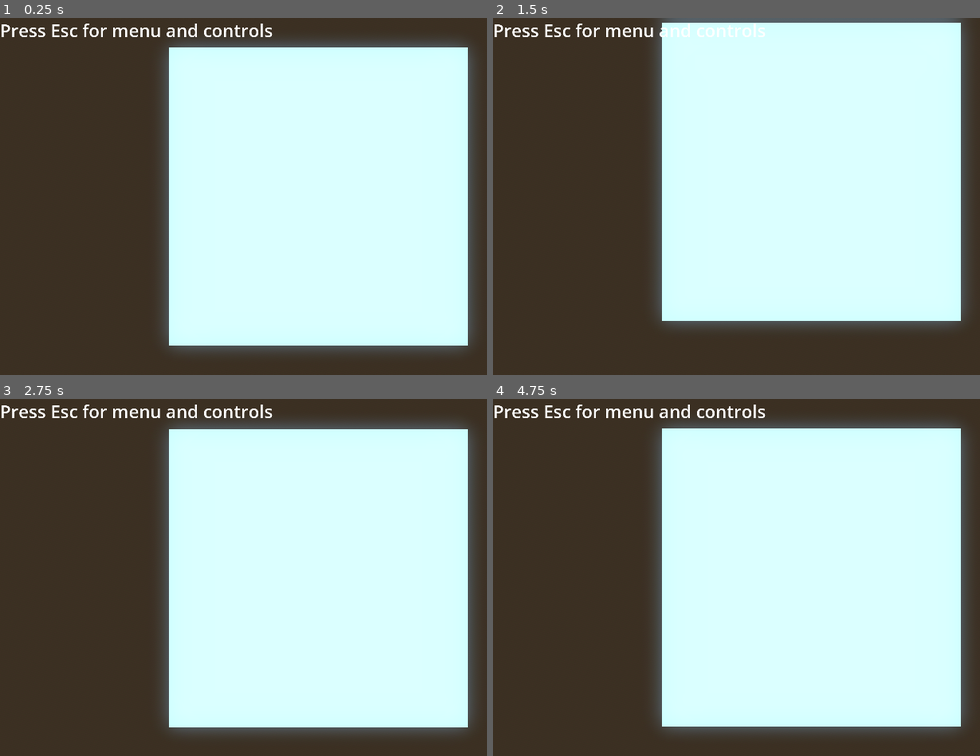
Above: before the commit, frames 1-4 (two rows, left to right).
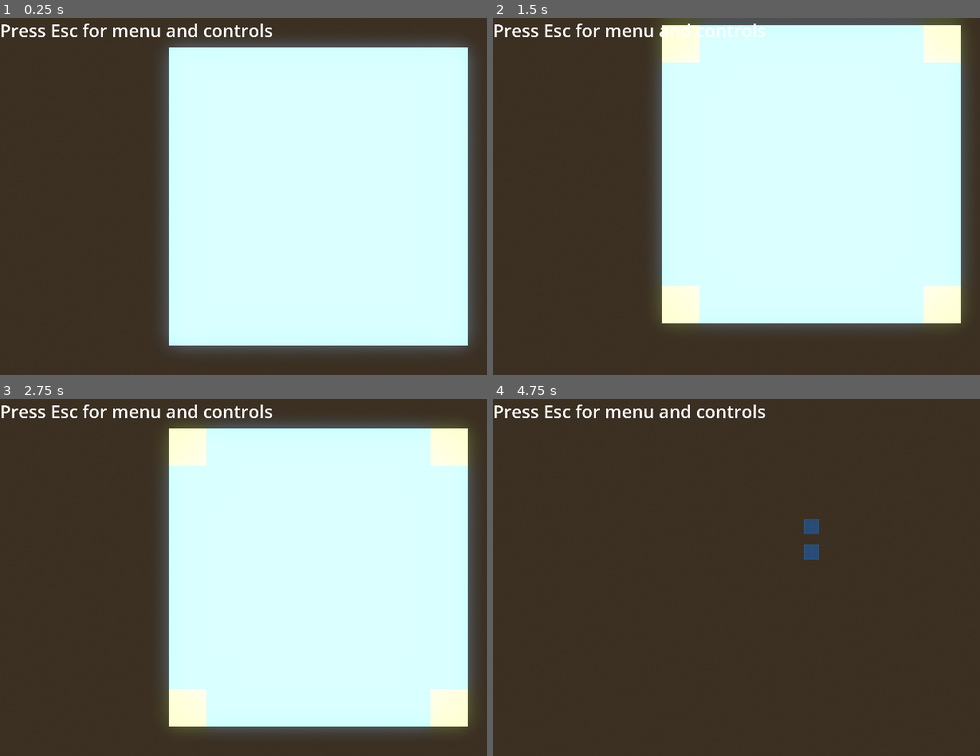
Above: after the commit, the same moments.

Repository: Qwenty228/netcentric
Game: Godot game, scene res://base_level.tscn
Same seed, same stepped clock (60 frames per second), same inputs: the game is played once before the commit and once after it.
Inputs (mouse positions are in pixels of both pictures, inside the frame that each line leads up to):
- Up to frame 1 (0.25 s): no input
- Up to frame 2 (1.5 s): tap Enter (switch_board) at 0.5 s; move the mouse to (950, 178) at 0.52 s; tap 1 (boat1) at 0.6 s; tap 4 (boat4) at 0.8, 1.35 s; move the mouse to (682, 214) at 1.27 s
- Up to frame 3 (2.75 s): tap B (build) at 1.55, 2.1 s; tap Space at 2 s; move the mouse to (379, 498) at 2.02 s; tap R (rotate) at 2.3 s
- Up to frame 4 (4.75 s): tap Enter (switch_board) at 2.75, 3.05, 3.6 s; move the mouse to (780, 648) at 2.77 s; tap R (rotate) at 2.85 s; move the mouse to (outside the picture) at 3.52 s; tap = (zoom, bound only after the commit) at 3.8, 4.35 s; move the mouse to (619, 523) at 4.27 s; tap - (zoom_out, bound only after the commit) at 4.55 s

The runs differ from the first frame. In frame 2, 4.3% of the frame differs, in the area x 33-97%, y 0-86%; in frame 3, 3.9%; in frame 4, 55%, in the area x 33-98%, y 6-94%.

Commit message:
Fixed boat floating when switching board

Diff:
--- a/RayPickerCamera/ray_picker_camera.gd
+++ b/RayPickerCamera/ray_picker_camera.gd
@@ -8,13 +8,16 @@
 var build_mode: bool
 var previous_cell: Vector3i
 var previous_boat: Node3D
+var previous_pos: Vector3
 
 func _ready() -> void:
 	build_mode = false
 
+
 # Called every frame. 'delta' is the elapsed time since the previous frame.
 func _process(delta: float) -> void:
 	if Input.is_action_just_pressed("build"):
+		build_mode = !build_mode
 		toggle_build()
 
 	var mouse_position: Vector2 = get_viewport().get_mouse_position()
@@ -23,10 +26,8 @@
 	if ray_cast_3d.is_colliding():
 		Input.set_default_cursor_shape(Input.CURSOR_POINTING_HAND)
 		var collider = ray_cast_3d.get_collider()
-
 		if collider is GridMap:
 			if build_mode:
-				print(collider)
 				var collision_point = ray_cast_3d.get_collision_point()
 				var cell = grid_map.local_to_map(collision_point)
 				var tile_position = grid_map.map_to_local(cell)
@@ -110,7 +111,7 @@
 					previous_cell = cell
 					previous_boat = boat_manager.build_boat(tile_position)
 
-					#check if will illegal
+					#check if illegal position
 					var boat_rotation = previous_boat.boat_rotation
 					var temp_cell = cell
 					var broken = false
@@ -131,12 +132,13 @@
 						previous_boat = null
 					else:
 						grid_map.set_cell_item(cell, 1)
+
 	else:
 		Input.set_default_cursor_shape(Input.CURSOR_ARROW)
 
 func toggle_build() -> void:
-	build_mode = !build_mode
 	if !build_mode:
+
 		if grid_map.get_cell_item(previous_cell) != 2:
 			if previous_boat!= null:
 				previous_boat.queue_free()
--- a/base_level.gd
+++ b/base_level.gd
@@ -1,7 +1,7 @@
 extends Node3D
 @onready var menu_screen: Control = $MenuScreen
 @onready var player_map: GridMap = $PlayerBoard/GridMap
-@onready var opponent_grid_map: GridMap = $OppBoard/OpponentGridMap
+@onready var opponent_grid_map: GridMap = $OppBoard/OppMap
 @onready var animation_player: AnimationPlayer = $AnimationPlayer
 @onready var ray_picker_camera: Camera3D = $RayPickerCamera
 
@@ -12,18 +12,26 @@
 	ray_picker_camera.grid_map = player_map
 
 func _process(delta: float) -> void:
+	if Input.is_action_just_pressed("zoom"):
+		animation_player.play("test")
+
+	if Input.is_action_just_pressed("zoom_out"):
+		animation_player.play("RESET")
+
 	if Input.is_action_just_pressed("menu"):
 		menu_screen.visible = !menu_screen.visible
 
 	if Input.is_action_just_pressed("switch_board"):
 		if player_board:
 			animation_player.play("opp_board")
+			ray_picker_camera.build_mode = false
+			ray_picker_camera.toggle_build()
+			player_board = !player_board
 			ray_picker_camera.grid_map = opponent_grid_map
-			if ray_picker_camera.build_mode:
-				ray_picker_camera.toggle_build()
-			player_board = !player_board
+
 		else:
 			animation_player.play("player_board")
-			ray_picker_camera.grid_map = player_map
+			ray_picker_camera.build_mode = false
 			ray_picker_camera.toggle_build()
 			player_board = !player_board
+			ray_picker_camera.grid_map = player_map
--- a/base_level.tscn
+++ b/base_level.tscn
@@ -43,14 +43,26 @@
 tracks/0/type = "value"
 tracks/0/imported = false
 tracks/0/enabled = true
-tracks/0/path = NodePath("RayPickerCamera:position")
-tracks/0/interp = 1
-tracks/0/loop_wrap = true
-tracks/0/keys = {
-"times": PackedFloat32Array(0, 1),
-"transitions": PackedFloat32Array(1, 1),
-"update": 0,
-"values": [Vector3(0, 25, 0.02), Vector3(0, 25, -55)]
+tracks/0/path = NodePath("OppBoard:position")
+tracks/0/interp = 1
+tracks/0/loop_wrap = true
+tracks/0/keys = {
+"times": PackedFloat32Array(0, 1),
+"transitions": PackedFloat32Array(1, 1),
+"update": 0,
+"values": [Vector3(0, 0, 48), Vector3(0, 0, 0)]
+}
+tracks/1/type = "value"
+tracks/1/imported = false
+tracks/1/enabled = true
+tracks/1/path = NodePath("PlayerBoard:position")
+tracks/1/interp = 1
+tracks/1/loop_wrap = true
+tracks/1/keys = {
+"times": PackedFloat32Array(0, 1),
+"transitions": PackedFloat32Array(1, 1),
+"update": 0,
+"values": [Vector3(0, 0, 0), Vector3(0, 0, -48)]
 }
 
 [sub_resource type="Animation" id="Animation_apf86"]
@@ -58,26 +70,26 @@
 tracks/0/type = "value"
 tracks/0/imported = false
 tracks/0/enabled = true
-tracks/0/path = NodePath("RayPickerCamera:position")
+tracks/0/path = NodePath("OppBoard:position")
 tracks/0/interp = 1
 tracks/0/loop_wrap = true
 tracks/0/keys = {
 "times": PackedFloat32Array(0),
 "transitions": PackedFloat32Array(1),
 "update": 0,
-"values": [Vector3(0, 25, 0.02)]
-}
-tracks/1/type = "value"
-tracks/1/imported = false
-tracks/1/enabled = true
-tracks/1/path = NodePath("RayPickerCamera:rotation")
+"values": [Vector3(0, 0, 55)]
+}
+tracks/1/type = "value"
+tracks/1/imported = false
+tracks/1/enabled = true
+tracks/1/path = NodePath("PlayerBoard:position")
 tracks/1/interp = 1
 tracks/1/loop_wrap = true
 tracks/1/keys = {
 "times": PackedFloat32Array(0),
 "transitions": PackedFloat32Array(1),
 "update": 0,
-"values": [Vector3(-1.5708, 0, 0)]
+"values": [Vector3(0, 0, 0)]
 }
 
 [sub_resource type="Animation" id="Animation_kaejt"]
@@ -85,14 +97,26 @@
 tracks/0/type = "value"
 tracks/0/imported = false
 tracks/0/enabled = true
-tracks/0/path = NodePath("RayPickerCamera:position")
-tracks/0/interp = 1
-tracks/0/loop_wrap = true
-tracks/0/keys = {
-"times": PackedFloat32Array(0, 1),
-"transitions": PackedFloat32Array(1, 1),
-"update": 0,
-"values": [Vector3(0, 25, -55), Vector3(0, 25, 0)]
+tracks/0/path = NodePath("OppBoard:position")
+tracks/0/interp = 1
+tracks/0/loop_wrap = true
+tracks/0/keys = {
+"times": PackedFloat32Array(0, 1),
+"transitions": PackedFloat32Array(1, 1),
+"update": 0,
+"values": [Vector3(0, 0, 0), Vector3(0, 0, 48)]
+}
+tracks/1/type = "value"
+tracks/1/imported = false
+tracks/1/enabled = true
+tracks/1/path = NodePath("PlayerBoard:position")
+tracks/1/interp = 1
+tracks/1/loop_wrap = true
+tracks/1/keys = {
+"times": PackedFloat32Array(0, 1),
+"transitions": PackedFloat32Array(1, 1),
+"update": 0,
+"values": [Vector3(0, 0, -48), Vector3(0, 0, 0)]
 }
 
 [sub_resource type="Animation" id="Animation_swi78"]
@@ -107,7 +131,19 @@
 "times": PackedFloat32Array(0, 1),
 "transitions": PackedFloat32Array(1, 1),
 "update": 0,
-"values": [Vector3(-1.5708, 0, 0), Vector3(-1.5708, 3.14159, 0)]
+"values": [Vector3(-1.5708, -3.14159, 0), Vector3(-1.5708, -3.14159, 0)]
+}
+tracks/1/type = "value"
+tracks/1/imported = false
+tracks/1/enabled = true
+tracks/1/path = NodePath("RayPickerCamera:position")
+tracks/1/interp = 1
+tracks/1/loop_wrap = true
+tracks/1/keys = {
+"times": PackedFloat32Array(1),
+"transitions": PackedFloat32Array(1),
+"update": 0,
+"values": [Vector3(0, 500, -55)]
 }
 
 [sub_resource type="AnimationLibrary" id="AnimationLibrary_mdmkk"]
@@ -132,33 +168,34 @@
 
 [node name="Ground" type="CSGBox3D" parent="PlayerBoard"]
 transform = Transform3D(1, 0, 0, 0, 1, 0, 0, 0, 1, 0, -0.962034, 0)
-use_collision = true
 size = Vector3(32, 2, 32)
 material = SubResource("StandardMaterial3D_mgmue")
 
 [node name="GridMap" parent="PlayerBoard" instance=ExtResource("3_1ohpt")]
 
-[node name="OppBoard" type="Node3D" parent="."]
-transform = Transform3D(1, 0, 0, 0, 1, 0, 0, 0, 1, 0, 0, -110.933)
-
-[node name="Ground2" type="CSGBox3D" parent="OppBoard"]
-transform = Transform3D(1, 0, 0, 0, 1, 0, 0, 0, 1, 0, -0.962034, 56.0203)
-use_collision = true
-size = Vector3(32, 2, 32)
-material = SubResource("StandardMaterial3D_mgmue")
-
-[node name="OpponentGridMap" parent="OppBoard" instance=ExtResource("3_1ohpt")]
-transform = Transform3D(1, 0, 0, 0, 1, 0, 0, 0, 1, 0, 0, 56.0203)
-
-[node name="BoatManager" type="Node3D" parent="."]
+[node name="BoatManager" type="Node3D" parent="PlayerBoard"]
+transform = Transform3D(1, 0, 0, 0, 1, 0, 0, 0, 1, 0, 0, 35.2)
 script = ExtResource("2_h3xsi")
 boat_1 = ExtResource("3_pvxw5")
 boat_4 = ExtResource("4_bc6bj")
 
+[node name="OppBoard" type="Node3D" parent="."]
+transform = Transform3D(1, 0, 0, 0, 1, 0, 0, 0, 1, 0, 0, 55)
+
+[node name="Ground" type="CSGBox3D" parent="OppBoard"]
+transform = Transform3D(1, 0, 0, 0, 1, 0, 0, 0, 1, 0, -0.962034, 0)
+size = Vector3(32, 2, 32)
+material = SubResource("StandardMaterial3D_mgmue")
+
+[node name="OppMap" parent="OppBoard" instance=ExtResource("3_1ohpt")]
+data = {
+"cells": PackedInt32Array(65532, 65532, 2, 65532, 65533, 0, 65533, 65533, 0, 65533, 65534, 0, 65534, 65534, 0, 65534, 65535, 0, 65535, 65535, 0, 65534, 65533, 0, 65533, 65532, 0, 65532, 65534, 0, 65532, 65535, 0, 65532, 0, 0, 65532, 1, 0, 65532, 2, 0, 65532, 3, 2, 65533, 65535, 0, 65533, 0, 0, 65533, 1, 0, 65533, 2, 0, 65533, 3, 0, 65534, 65532, 0, 65534, 0, 0, 65534, 1, 0, 65534, 2, 0, 65534, 3, 0, 65535, 65532, 0, 65535, 65533, 0, 65535, 65534, 0, 65535, 0, 0, 65535, 1, 0, 65535, 2, 0, 65535, 3, 0, 0, 65532, 0, 0, 65533, 0, 0, 65534, 0, 0, 65535, 0, 0, 0, 0, 0, 1, 0, 0, 2, 0, 0, 3, 0, 1, 65532, 0, 1, 65533, 0, 1, 65534, 0, 1, 65535, 0, 1, 0, 0, 1, 1, 0, 1, 2, 0, 1, 3, 0, 2, 65532, 0, 2, 65533, 0, 2, 65534, 0, 2, 65535, 0, 2, 0, 0, 2, 1, 0, 2, 2, 0, 2, 3, 0, 3, 65532, 2, 3, 65533, 0, 3, 65534, 0, 3, 65535, 0, 3, 0, 0, 3, 1, 0, 3, 2, 0, 3, 3, 2)
+}
+
 [node name="RayPickerCamera" parent="." node_paths=PackedStringArray("grid_map", "boat_manager") instance=ExtResource("1_o0cxu")]
-transform = Transform3D(1, 0, 0, 0, -4.37114e-08, 1, 0, -1, -4.37114e-08, 0, 25, 0.02)
+transform = Transform3D(-1, -8.74228e-08, 0, -3.82137e-15, 4.37114e-08, 1, -8.74228e-08, 1, -4.37114e-08, 0, 25, 0.02)
 grid_map = NodePath("../PlayerBoard/GridMap")
-boat_manager = NodePath("../BoatManager")
+boat_manager = NodePath("../PlayerBoard/BoatManager")
 
 [node name="MenuScreen" type="Control" parent="."]
 layout_mode = 3
--- a/boat_manager.gd
+++ b/boat_manager.gd
@@ -27,11 +27,10 @@
 		rotation_angle = PI/2
 
 func build_boat(boat_position: Vector3) -> Node3D:
-
 	if current_boat_type != null:
 		var new_boat = current_boat_type.instantiate()
 		add_child(new_boat)
-		new_boat.global_position = boat_position
+		new_boat.set_global_position(boat_position)
 		new_boat.global_rotation.y = rotation_angle
 
 		current_boat = new_boat
--- a/project.godot
+++ b/project.godot
@@ -67,3 +67,13 @@
 "events": [Object(InputEventKey,"resource_local_to_scene":false,"resource_name":"","device":-1,"window_id":0,"alt_press …(195 unchanged characters)…
 ]
 }
+zoom={
+"deadzone": 0.5,
+"events": [Object(InputEventKey,"resource_local_to_scene":false,"resource_name":"","device":-1,"window_id":0,"alt_pressed":false,"shift_pressed":false,"ctrl_pressed":false,"meta_pressed":false,"pressed":false,"keycode":0,"physical_keycode":61,"key_label":0,"unicode":61,"location":0,"echo":false,"script":null)
+]
+}
+zoom_out={
+"deadzone": 0.5,
+"events": [Object(InputEventKey,"resource_local_to_scene":false,"resource_name":"","device":-1,"window_id":0,"alt_pressed":false,"shift_pressed":false,"ctrl_pressed":false,"meta_pressed":false,"pressed":false,"keycode":0,"physical_keycode":45,"key_label":0,"unicode":45,"location":0,"echo":false,"script":null)
+]
+}
